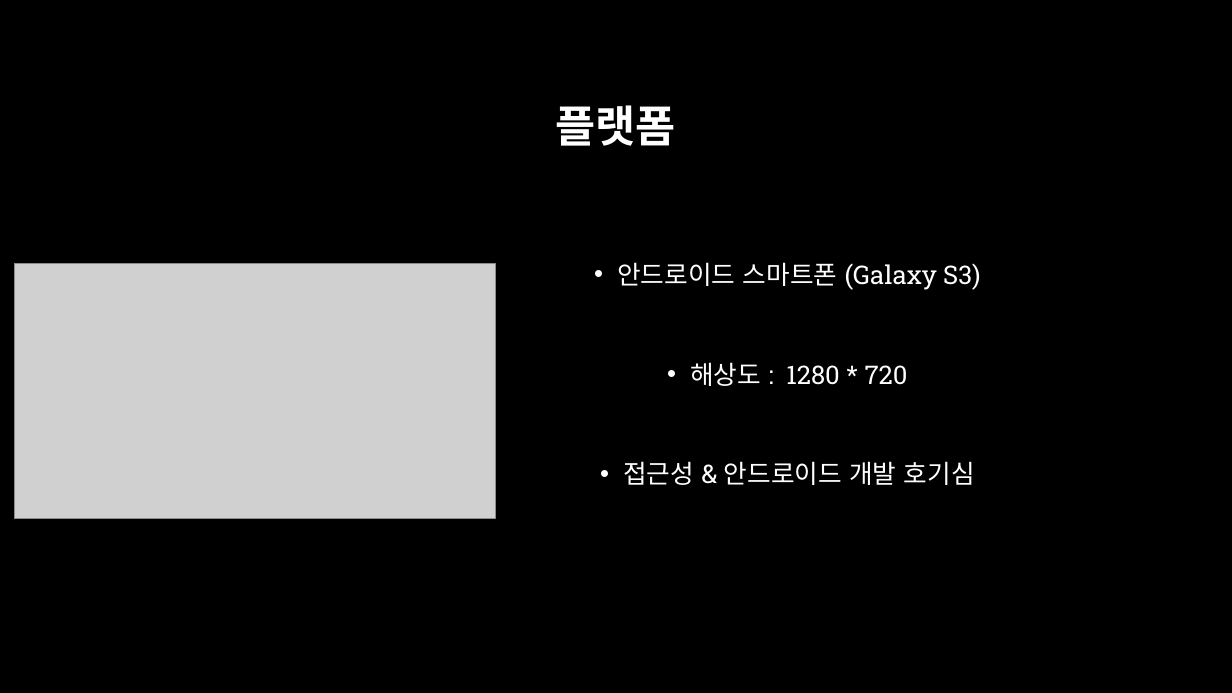
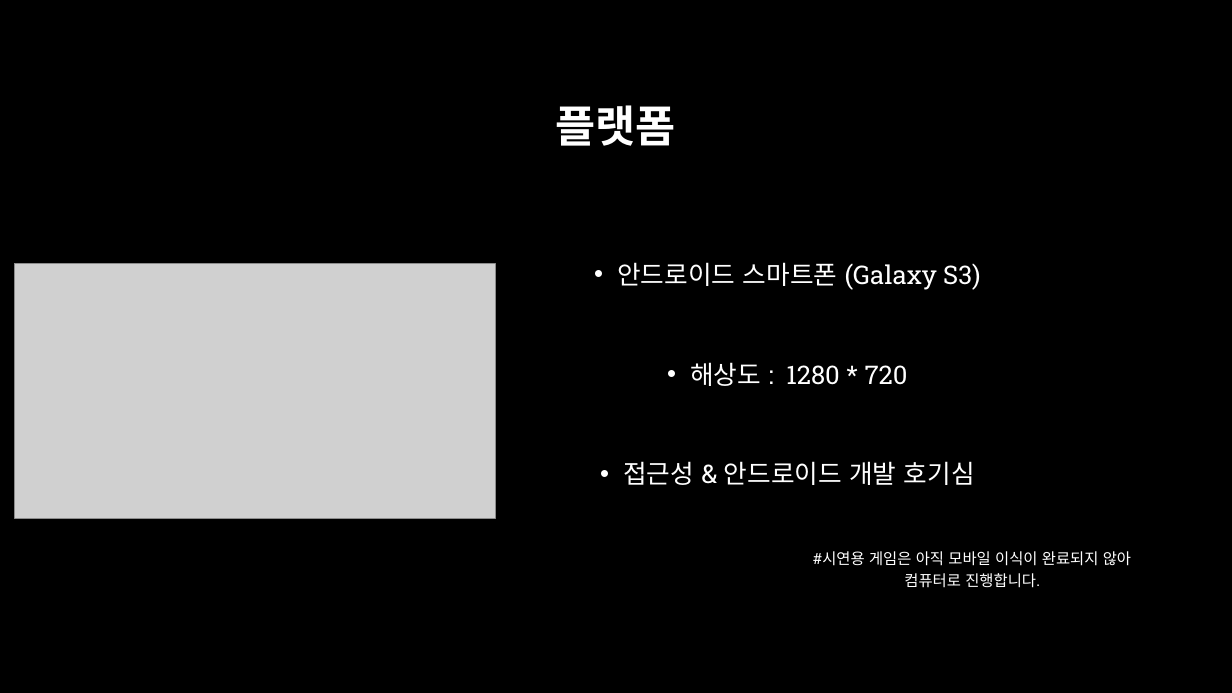
Before and after one commit to Sub-L/CapitalRhythm-Ho-, a slide deck: slide 11 of ds.pptx. Drawn at 1232x693 pixels with LibreOffice and Linux fonts; fonts in the diff are those of the drawing; grey boxes stand for pictures; background and template pictures are left out. Boxes give left, top, right and bottom in pixels: in the first picture for what was removed or moved away, otherwise in the second. Text is boxed around its words. In the diff, an @@ line names an element or a change of style, - is before the commit and + after.

Commit message:
발표 직전 최종 진행상황
아마도

```diff
--- a/ds.pptx
+++ b/ds.pptx
@@ text at bbox=[813, 551, 1131, 588]: paragraph added @@
+                #시연용 게임은 아직 모바일 이식이 완료되지 않아 컴퓨터로 진행합니다.
```
Also in this commit, not shown: 3 other slides changed, 1 slide removed, 3 other files.
